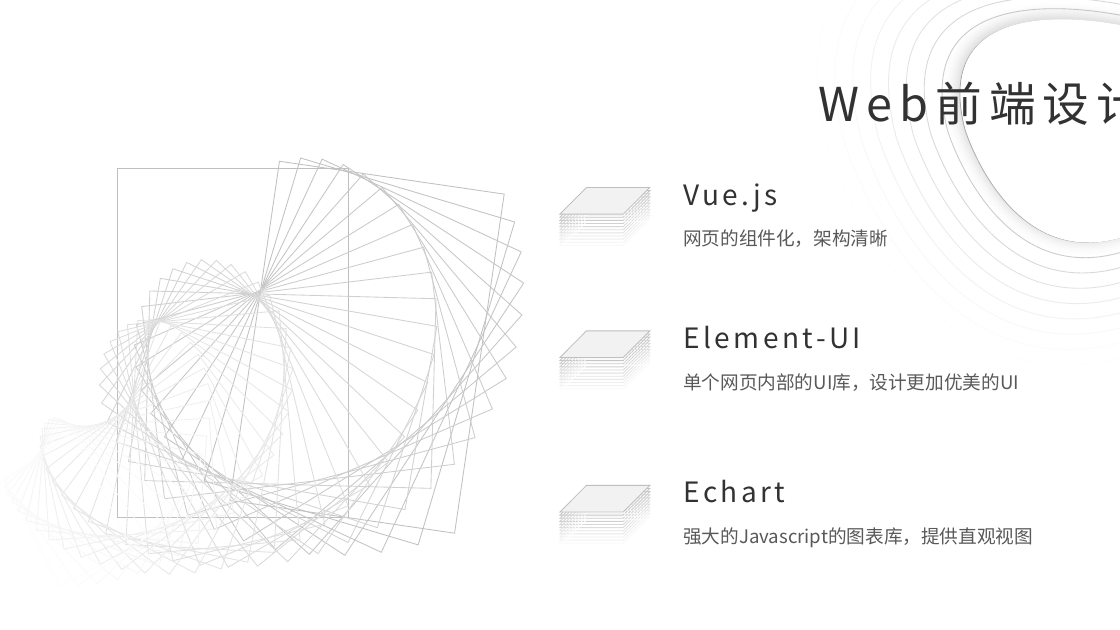
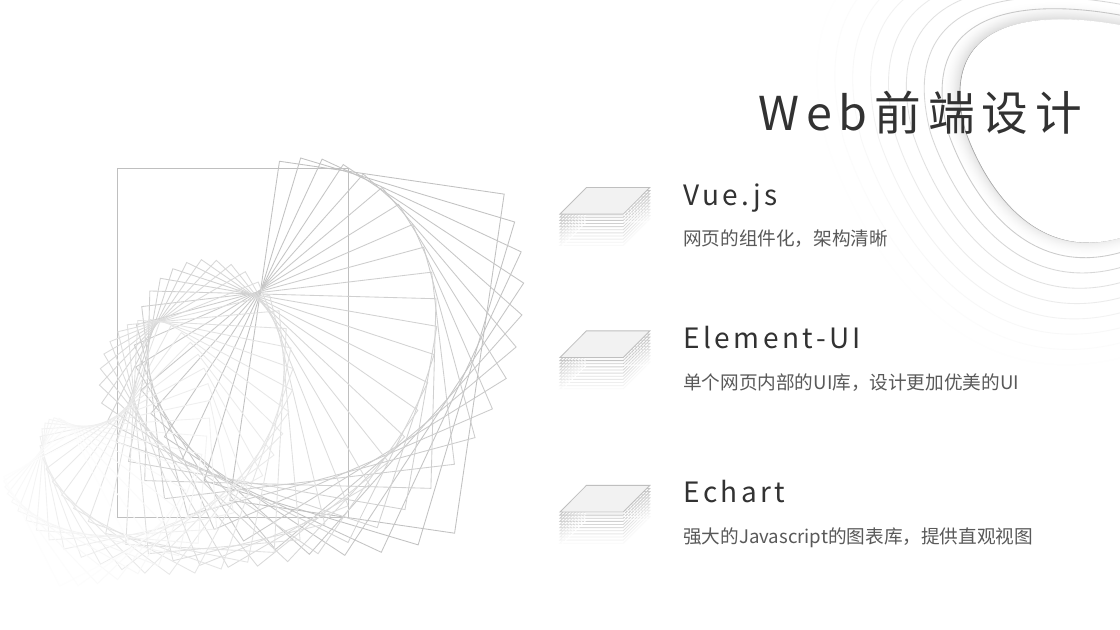
Before and after one commit to WeatherPredictionOrg/WeatherPrediction, a slide deck: slide 13 of 天气预测.pptx. Drawn at 1120x630 pixels with LibreOffice and Linux fonts; fonts in the diff are those of the drawing. Boxes give left, top, right and bottom in pixels: in the first picture for what was removed or moved away, otherwise in the second. Text is boxed around its words. In the diff, an @@ line names an element or a change of style, - is before the commit and + after.

```diff
--- a/天气预测.pptx
+++ b/天气预测.pptx
@@ text "Web前端设计" rewrapped from <box>819,73,1120,133</box> to <box>758,83,1082,143</box> @@
```
Also in this commit, not shown: 4 other slides changed, 1 slide added.
